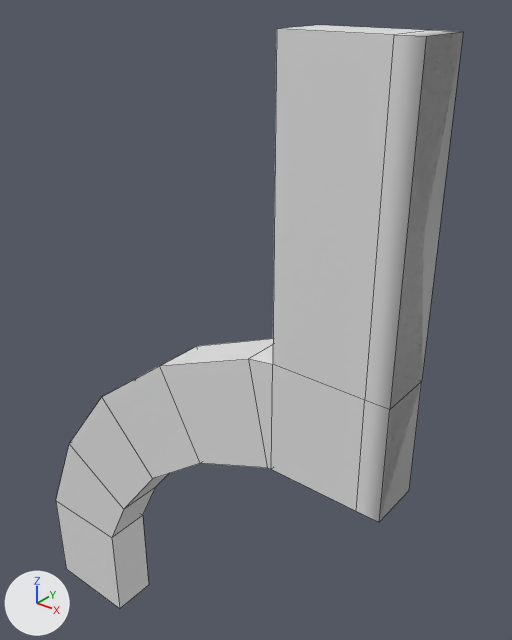
An edit to the FBX model Assets/Meshs/Modules/KitFinal/Mesh_ModuleLD_bordArche.fbx, drawn before and after from the same camera.
Both versions are drawn from a 50 mm camera at (1.629, -4.211, 0.09) aimed at (0.488, -2.784, -0.795). The lights are fixed; the arrows at lower left show +X, +Y and +Z. Mesh edges are drawn as thin lines. Where no turn or scale is listed for an object, it has been applied to the vertices.

In view in the first picture: 'Mesh_ModuleLD_bordArche'.
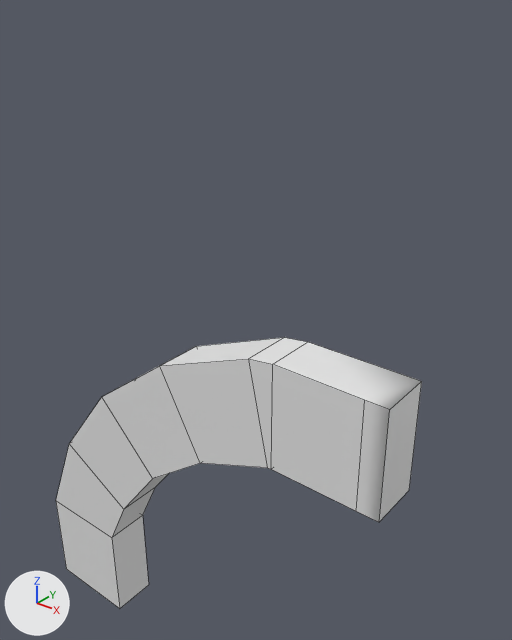
Commit message: fix arche bord

The change, as a list of edits to the scene's bpy script:
```text
Change me_plane_129:
    used by ob_mesh_moduleld_bordarche; location = (0.0, 0.0, 0.0)
    remove me_plane_129.from_pydata(...)  # 42 vertices, 40 faces; spans x -0.25..1.06, y -3.05..-2.9, z -2.0..0.0
    add me_plane_129.from_pydata(...)  # 36 vertices, 32 faces; spans x -0.25..1.06, y -3.05..-2.9, z -2.0..-0.73
    me_plane_129 part 1
    6 vertices are removed from x 0.75..1.06, y -3.05..-2.9, z 0.0
    9 faces are deleted
    1 new face joins them
```

Pixel boxes [x1, y1, x2, y2] of what changed, in the pictures (512 x 640 px):
'Mesh_ModuleLD_bordArche', reshaped (10% narrower, 53% shorter)
    before: [56, 25, 463, 608]
    after: [56, 337, 422, 608]
part 1 of me_plane_129, cut back
    before: [273, 25, 463, 518]
    after: [273, 342, 421, 410]
